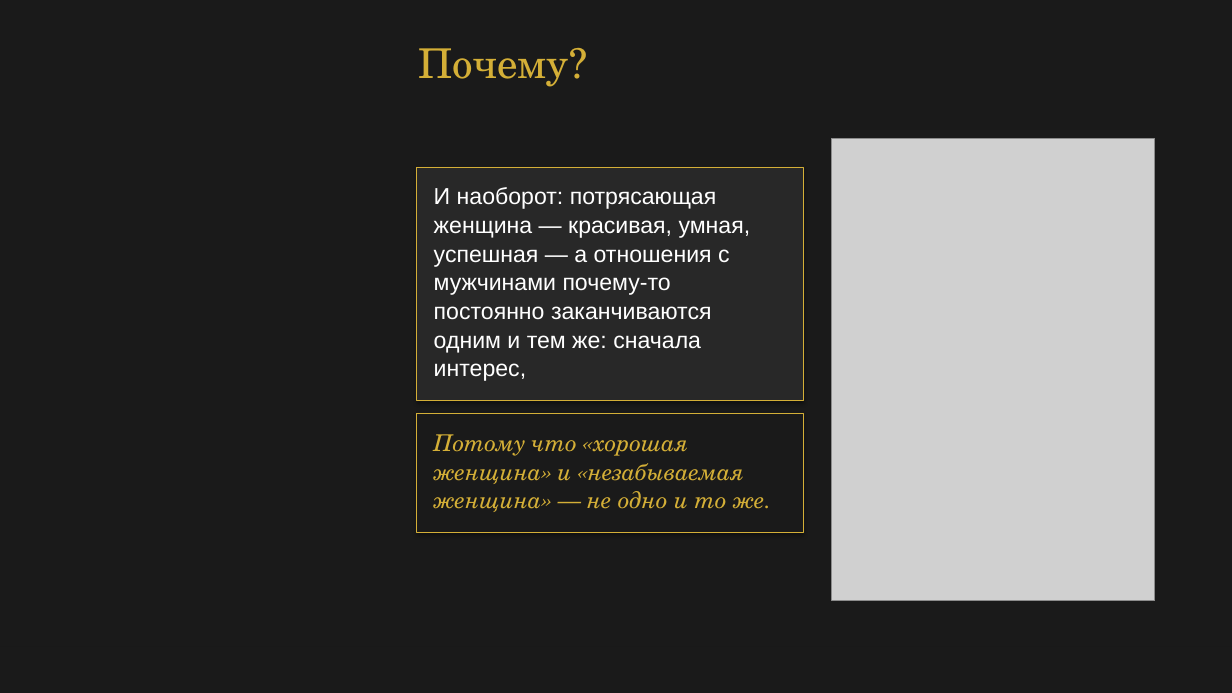
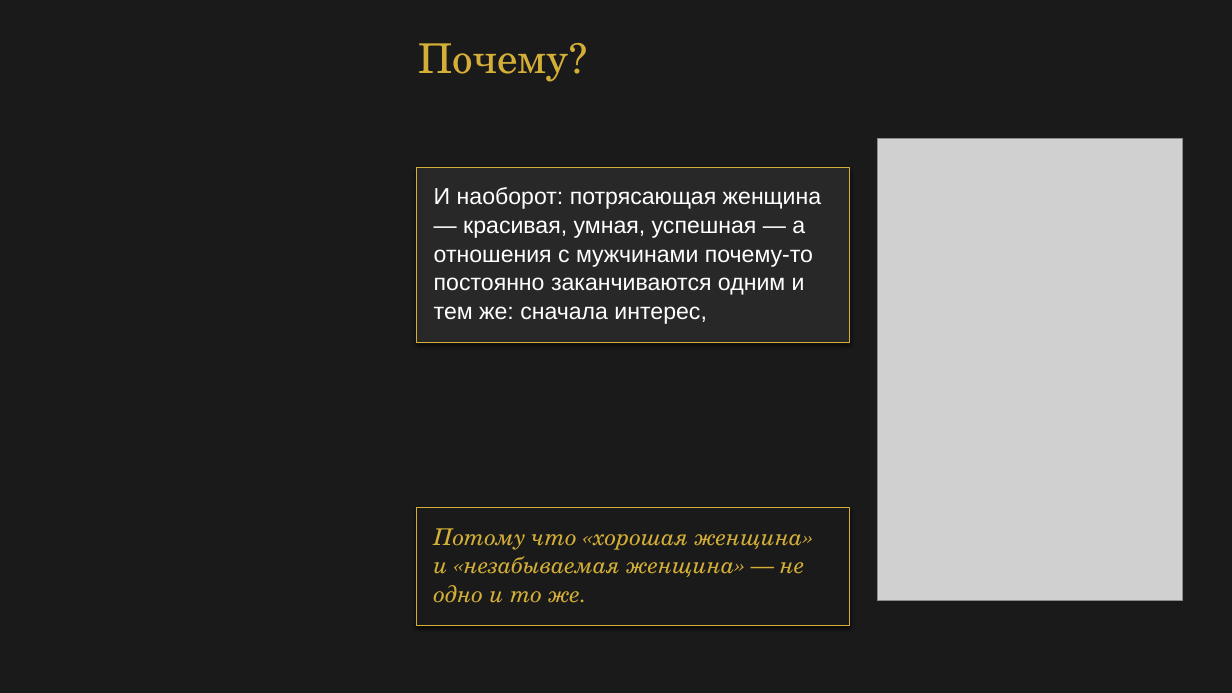
Before and after one commit to babylonofkommod-ai/-, a slide deck: slide 4 of Ваш Кристалл незабываемости.pptx. Drawn at 1232x693 pixels with LibreOffice and Linux fonts; fonts in the diff are those of the drawing; grey boxes stand for pictures. Boxes give left, top, right and bottom in pixels: in the first picture for what was removed or moved away, otherwise in the second. Text is boxed around its words. In the diff, an @@ line names an element or a change of style, - is before the commit and + after.

Commit message:
Replace stock images with generated fine-art metaphors and correct slide geometry

```diff
--- a/Ваш Кристалл незабываемости.pptx
+++ b/Ваш Кристалл незабываемости.pptx
@@ text "Почему?": place and size @@
-text "Почему?" at box(418, 48, 569, 87)
+text "Почему?" at box(418, 43, 569, 82)
@@ picture: place and size @@
-picture at box(832, 139, 1155, 601)
+picture at box(878, 139, 1183, 601)
@@ rectangle added at box(416, 167, 850, 344), fill #282828 @@
@@ rectangle: place and size @@
-rectangle at box(417, 167, 804, 401)
+rectangle at box(417, 167, 850, 343)
@@ text at box(434, 187, 821, 324): text changed @@
-И наоборот: потрясающая
-женщина — красивая, умная,
-успешная — а отношения с
-мужчинами почему-то
-постоянно заканчиваются
-одним и тем же: сначала
-интерес,
+И наоборот: потрясающая женщина
+— красивая, умная, успешная — а
+отношения с мужчинами почему-то
+постоянно заканчиваются одним и
+тем же: сначала интерес,
@@ rectangle added at box(416, 507, 850, 627), fill #1A1A1A @@
@@ rectangle: place and size @@
-rectangle at box(417, 414, 804, 533)
+rectangle at box(417, 507, 850, 626)
@@ text at box(434, 528, 804, 603): spaces changed @@
-Потому что «хорошая
-женщина» и «незабываемая
-женщина» — не одно и то же.
+Потому что «хорошая женщина»
+и «незабываемая женщина» — не
+одно и то же.
```
Also in this commit, not shown: 21 other slides changed, 14 other files.
